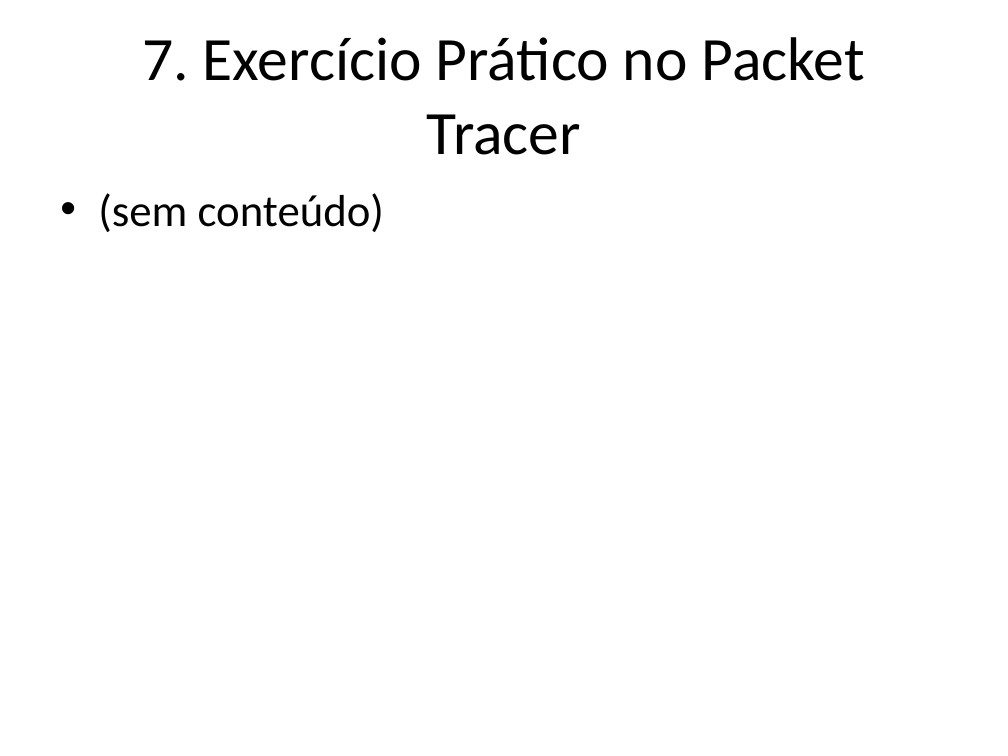
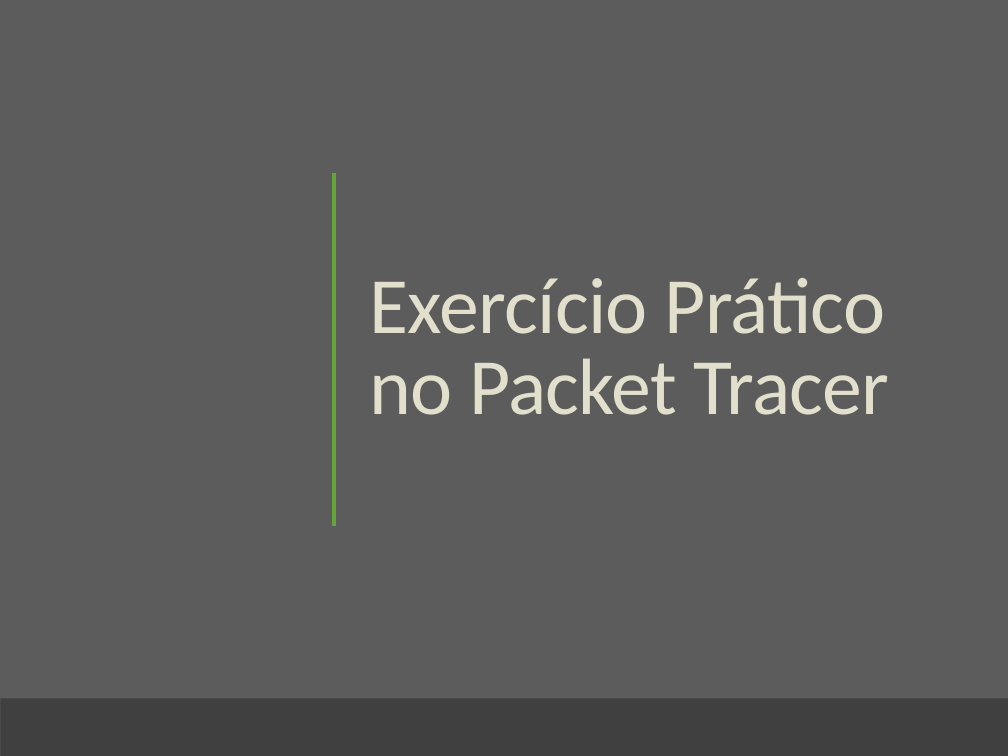
Before and after one commit to profAndreSouza/Material, a slide deck: slide 12 of Redes de Computadores/05 Camada de Rede.pptx (slide 10 before the commit). Drawn at 1008x756 pixels with LibreOffice and Linux fonts; fonts in the diff are those of the drawing. Boxes give left, top, right and bottom in pixels: in the first picture for what was removed or moved away, otherwise in the second. Text is boxed around its words. In the diff, an @@ line names an element or a change of style, - is before the commit and + after.

```diff
--- a/Redes de Computadores/05 Camada de Rede.pptx
+++ b/Redes de Computadores/05 Camada de Rede.pptx
@@ background #FFFFFF to #5C5C5C @@
@@ rectangle added at (0,0,1008,756), fill #5C5C5C @@
@@ line added from (335, 173) to (335, 526), #63A537 2.5 pt @@
@@ text removed at (98,193,384,232) @@
-• (sem conteúdo)
@@ title at (370,278,890,415): text changed; size 44 to 57 pt; text colour #000000 to #E2DFCC @@
-7. Exercício Prático no Packet Tracer
+Exercício Prático no Packet Tracer
@@ rectangle added at (0,706,1008,756), fill #63A537 @@
@@ rectangle added at (0,699,1008,706), fill #99CB38 @@
@@ rectangle added at (0,699,1008,756), fill #404040 @@
```
Also in this commit, not shown: 9 other slides changed, 2 slides added, 5 slides removed, 1 other file.
